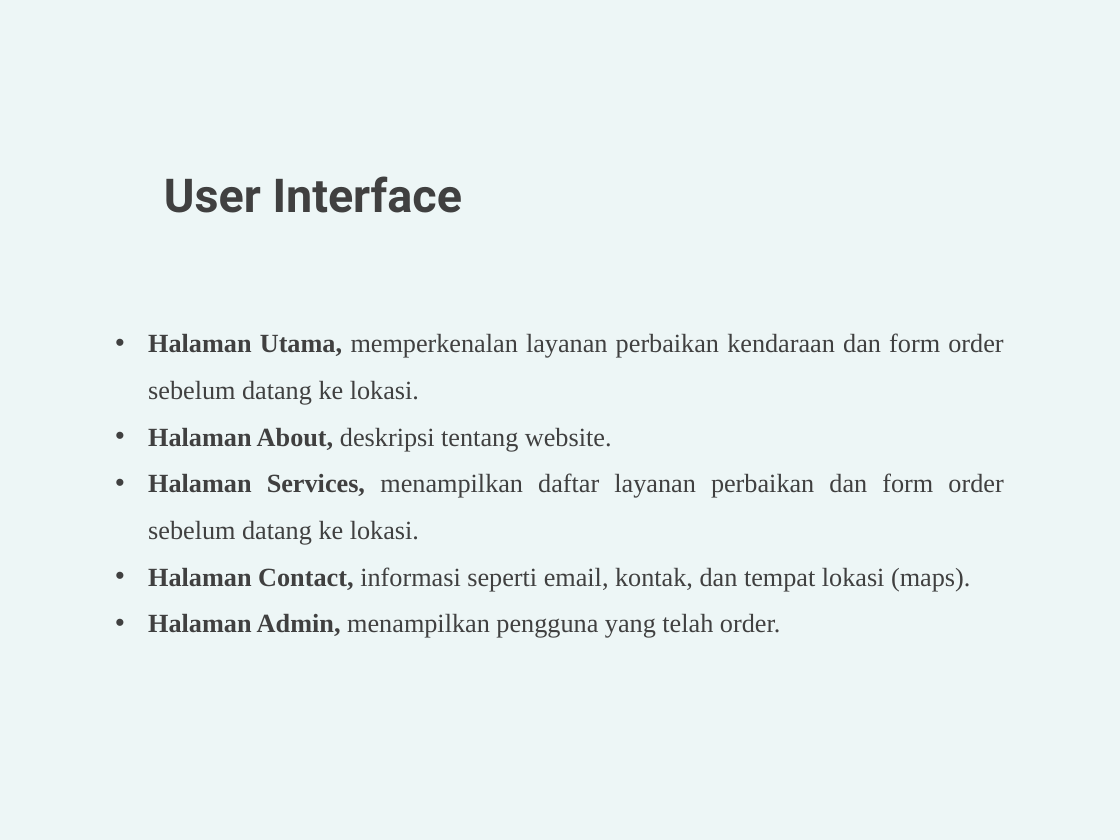
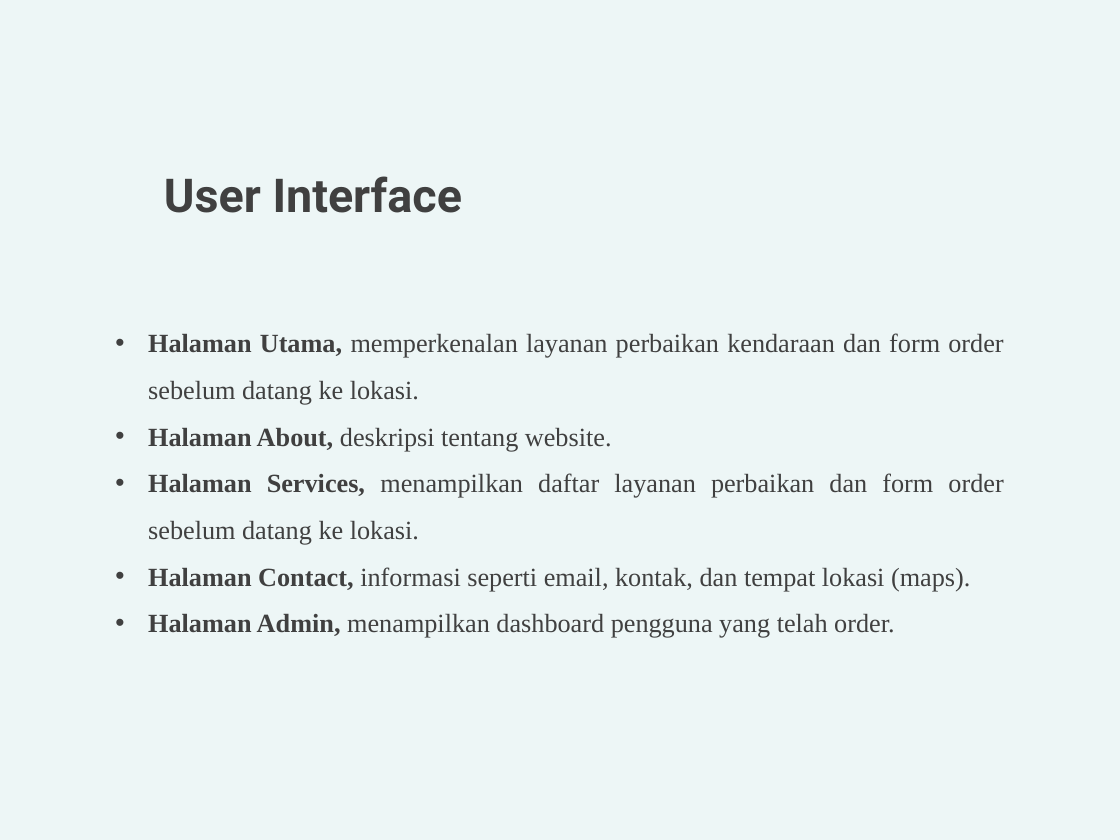
Before and after one commit to rrandikurniawan/L-ServStat, a slide deck: slide 3 of lap_minggu2/LSS.pptx. Drawn at 1120x840 pixels with LibreOffice and Linux fonts; fonts in the diff are those of the drawing. Boxes give left, top, right and bottom in pixels: in the first picture for what was removed or moved away, otherwise in the second. Text is boxed around its words. In the diff, an @@ line names an element or a change of style, - is before the commit and + after.

```diff
--- a/lap_minggu2/LSS.pptx
+++ b/lap_minggu2/LSS.pptx
@@ text at (x1=148, y1=614, x2=894, y2=638): text changed @@
-• Halaman Admin, menampilkan pengguna yang telah order.
+• Halaman Admin, menampilkan dashboard pengguna yang telah order.
```
Also in this commit, not shown: 2 other files.
